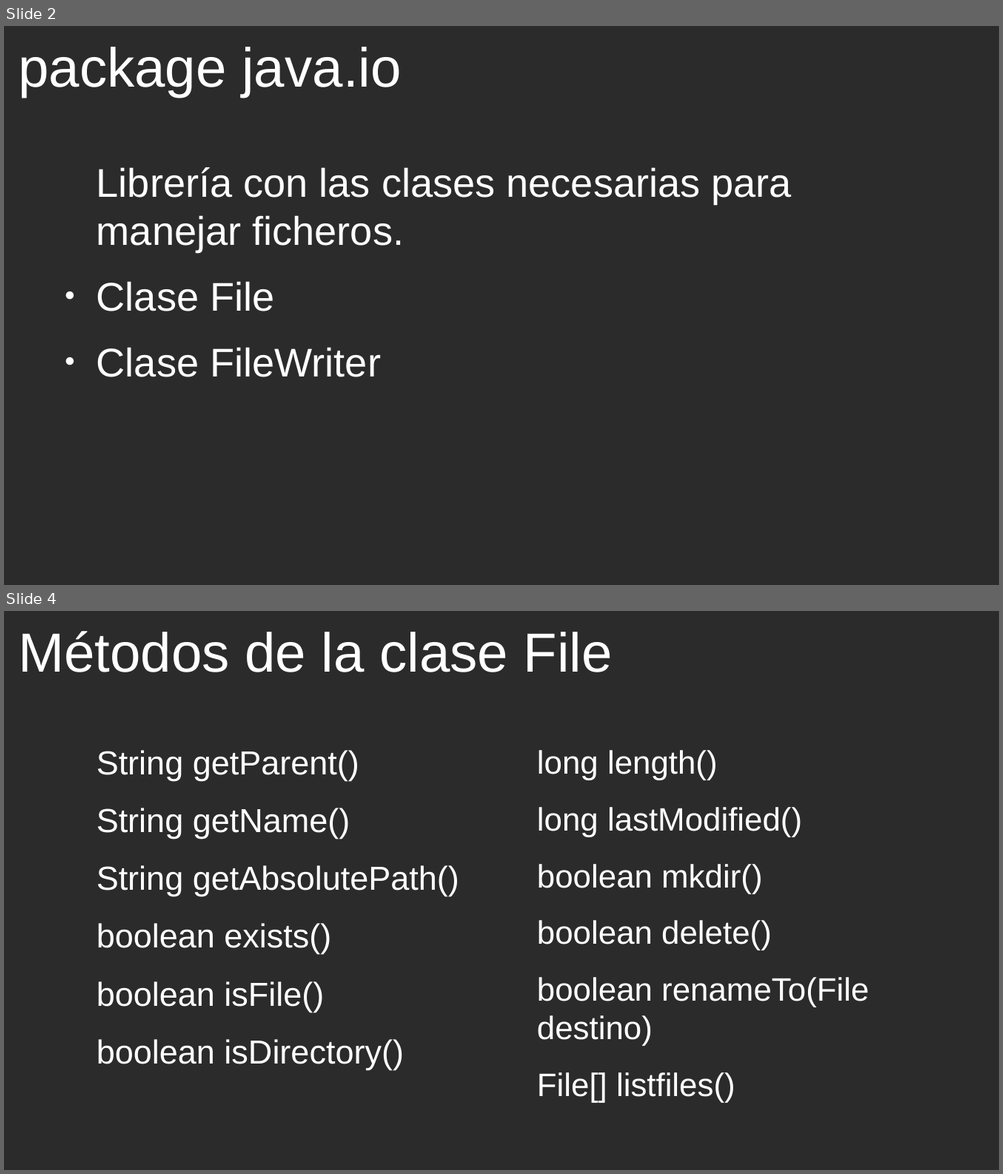
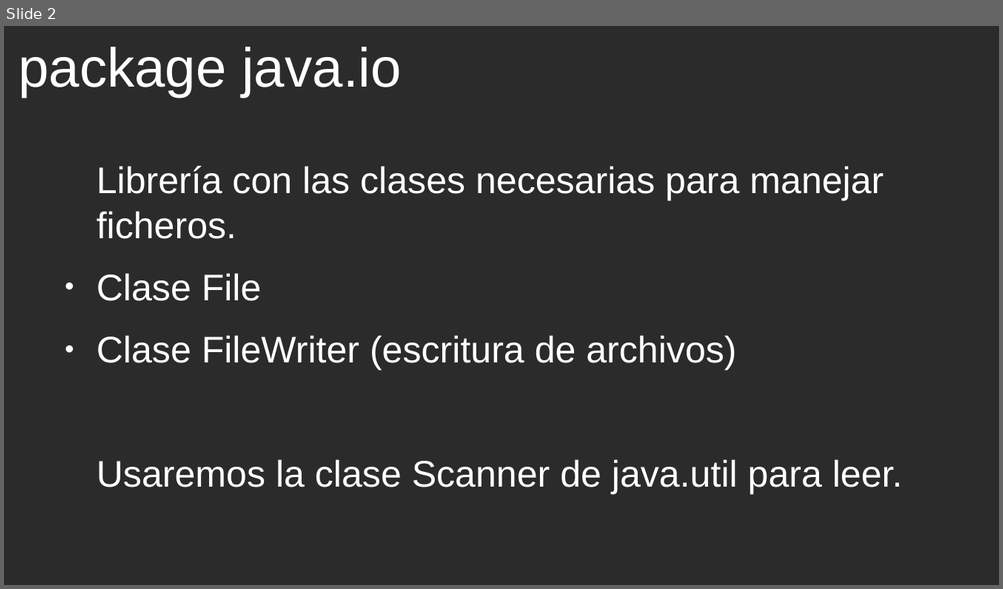
Before and after one commit to cmorenoruiz/ApuntesProgramacion, a slide deck: Unidad 11 Ficheros/Clase FileWriter Presentación para clase.odp. Shown one above the other, each under a label of ours: slides 2 and 4 before the commit, slide 2 after it; the slides between them are not shown. The pictures are 1003x1174 and 1003x589 pixels, drawn with LibreOffice and Linux fonts; fonts in the diff are those of the drawing; background and template pictures are left out; a plain dark background stands for a picture behind light text. Boxes give left, top, right and bottom in pixels: in the first picture for what was removed or moved away, otherwise in the second. Text is boxed around its words. In the diff, an @@ line names an element or a change of style, - is before the commit and + after.

Commit message:
Presentación con las diapositivas sobre métodos write y close

```diff
--- a/Unidad 11 Ficheros/Clase FileWriter Presentación para clase.odp
+++ b/Unidad 11 Ficheros/Clase FileWriter Presentación para clase.odp
@@ slide 4 removed at [4, 611, 999, 1170], background picture (left out) @@
@@ title removed at [18, 631, 612, 672] @@
-Métodos de la clase File
@@ text removed at [96, 750, 459, 1070] @@
-String getParent()
-String getName()
-String getAbsolutePath()
-boolean exists()
-boolean isFile()
-boolean isDirectory()
@@ text removed at [537, 750, 868, 1103] @@
-long length()
-long lastModified()
-boolean mkdir()
-boolean delete()
-boolean renameTo(File destino)
-File[] listfiles()
@@ slide 2 changed as well @@
@@ text at [96, 166, 883, 301]: size 32 to 29.6 pt in "Librería con las clases necesarias para manejar ...", "Clase File" @@
@@ text at [96, 335, 902, 494]: text changed; size 32 to 29.6 pt @@
-● Clase FileWriter
+● Clase FileWriter (escritura de archivos)
+Usaremos la clase Scanner de java.util para leer.
```
Also in this commit, not shown: 3 other slides changed, 8 slides added, 1 other slide removed.
